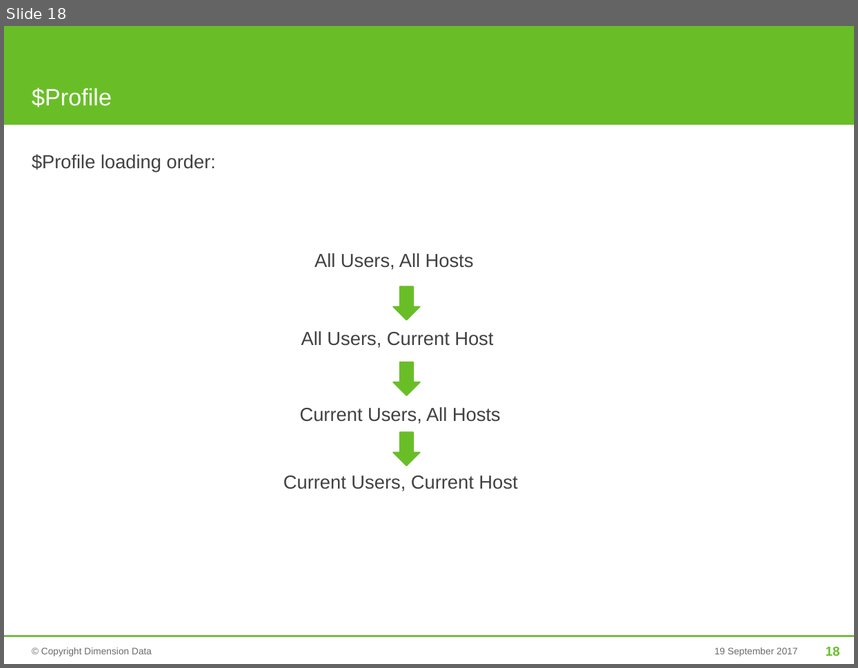
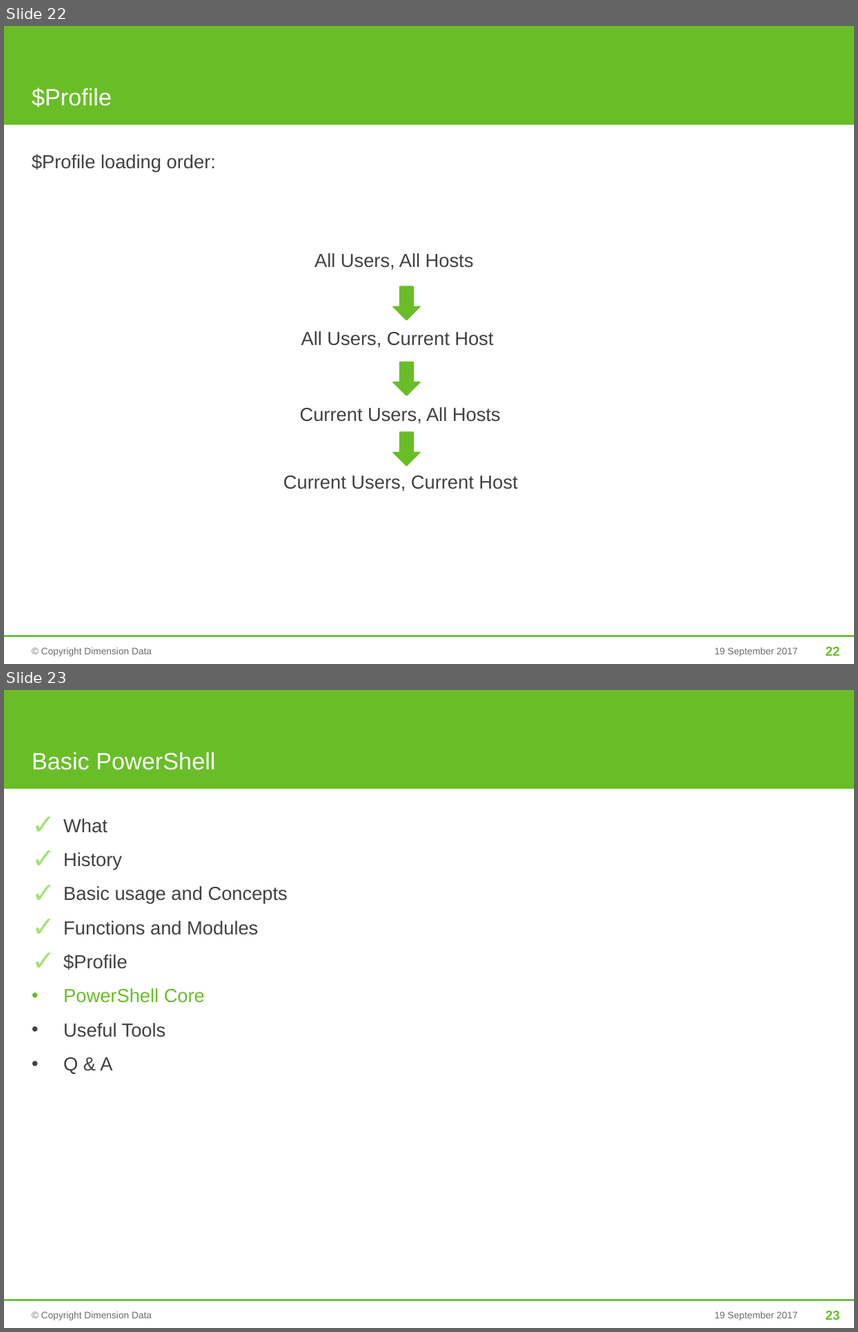
Before and after one commit to mjrio/mjr-tooling-poweshell, a slide deck: BasicPowerShell.pptx. Shown one above the other, each under a label of ours: slide 18 before the commit, slides 22 and 23 after it. The pictures are 858x668 and 858x1332 pixels, drawn with LibreOffice and Linux fonts; fonts in the diff are those of the drawing; background and template pictures are left out. Boxes give left, top, right and bottom in pixels: in the first picture for what was removed or moved away, otherwise in the second. Text is boxed around its words. In the diff, an @@ line names an element or a change of style, - is before the commit and + after.

```diff
--- a/BasicPowerShell.pptx
+++ b/BasicPowerShell.pptx
@@ slide 23 added at box(4, 690, 854, 1328), background #FFFFFF; not listed: 5 template elements that a slide beside it also shows @@
@@ title added at box(32, 752, 215, 770), 20 pt, text #FFFFFF @@
+Basic PowerShell
@@ text added at box(63, 818, 288, 1074), 16 pt, text #414141 @@
+✓ What
+✓ History
+✓ Basic usage and Concepts
+✓ Functions and Modules
+✓ $Profile
+• PowerShell Core
+• Useful Tools
+• Q & A
@@ what was slide 18 is now slide 22 @@
@@ page number at box(826, 646, 840, 655): text changed @@
-18
+22
```
Also in this commit, not shown: 8 slides changed, 6 other slides added.
